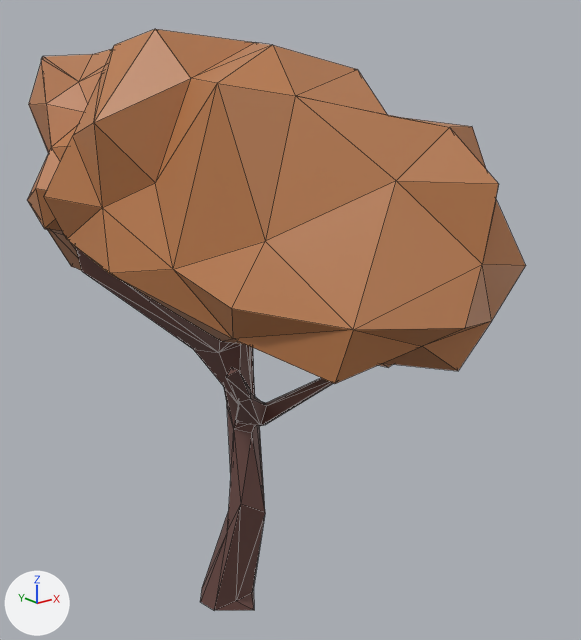
The glTF model assets/models/nature/CommonTree_Autumn_5.lod2.glb, before and after one commit.
The view is the same before and after, from a 50 mm camera at (-1.83, -2.72, 2.36) aimed at (0.03, -0.4, 1.43). Arrows for +X, +Y and +Z are at lower left; the lights stay in place. The picture after the commit comes second. Mesh edges are drawn as thin lines. Vertices at exactly the same position are counted once.

In view in the first picture: 'CommonTree_Autumn_5'.
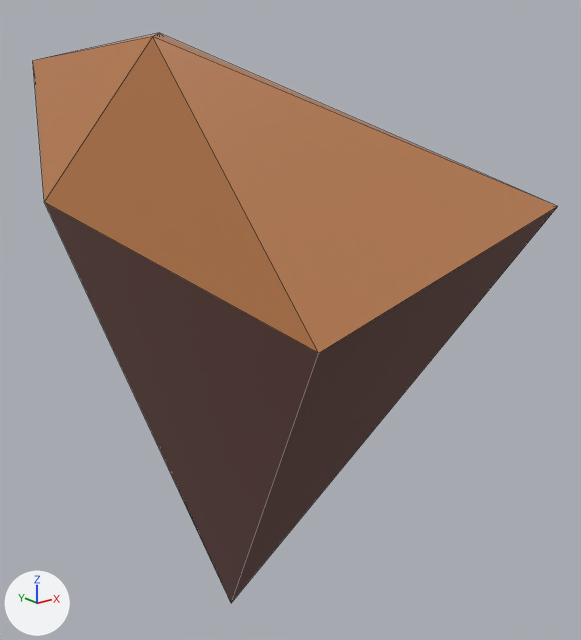
Location of each change, (x1, y1, x2, y2) in pixels of the pictures (581 x 640 px):
```json
{"object": "CommonTree_Autumn_5", "change": "reshaped", "before": [27, 29, 526, 610], "after": [33, 33, 558, 603]}
{"part": 1, "of": "me_cube_139", "change": "rebuilt", "before": [75, 246, 334, 610], "after": [33, 33, 558, 603]}
{"part": 2, "of": "me_cube_139", "change": "deleted", "before": [44, 29, 526, 384], "on screen": "orange"}
{"part": 3, "of": "me_cube_139", "change": "deleted", "before": [27, 49, 112, 270], "on screen": "orange"}
```

Scene script edits in JSON lines:
```json
{"block": "me_cube_139", "where": "# used by ob_commontree_autumn_5; location = (0.0, 0.0, 0.0)"}
{"op": "remove", "block": "me_cube_139", "code": "me_cube_139.from_pydata(...)  # 235 vertices, 458 faces; spans x -0.82..0.47, y -1.41..0.84, z -0.04..2.47"}
{"op": "add", "block": "me_cube_139", "code": "me_cube_139.from_pydata(...)  # 10 vertices, 16 faces; spans x -0.82..0.52, y -1.52..0.82, z -0.08..2.5"}
{"block": "me_cube_139", "change": "me_cube_139 part 1: the loose piece of 102 vertices spanning x -0.6..0.25, y -0.88..0.33, z -0.04..2.24 is rebuilt with 10 vertices and now spans x -0.82..0.52, y -1.52..0.82, z -0.08..2.5"}
{"block": "me_cube_139", "change": "me_cube_139 part 2: the loose piece of 69 vertices spanning x -0.82..0.47, y -1.41..0.42, z 1.38..2.47 is deleted"}
{"block": "me_cube_139", "change": "me_cube_139 part 3: the loose piece of 64 vertices spanning x -0.77..0.46, y -0.48..0.84, z 1.45..2.47 is deleted"}
```
